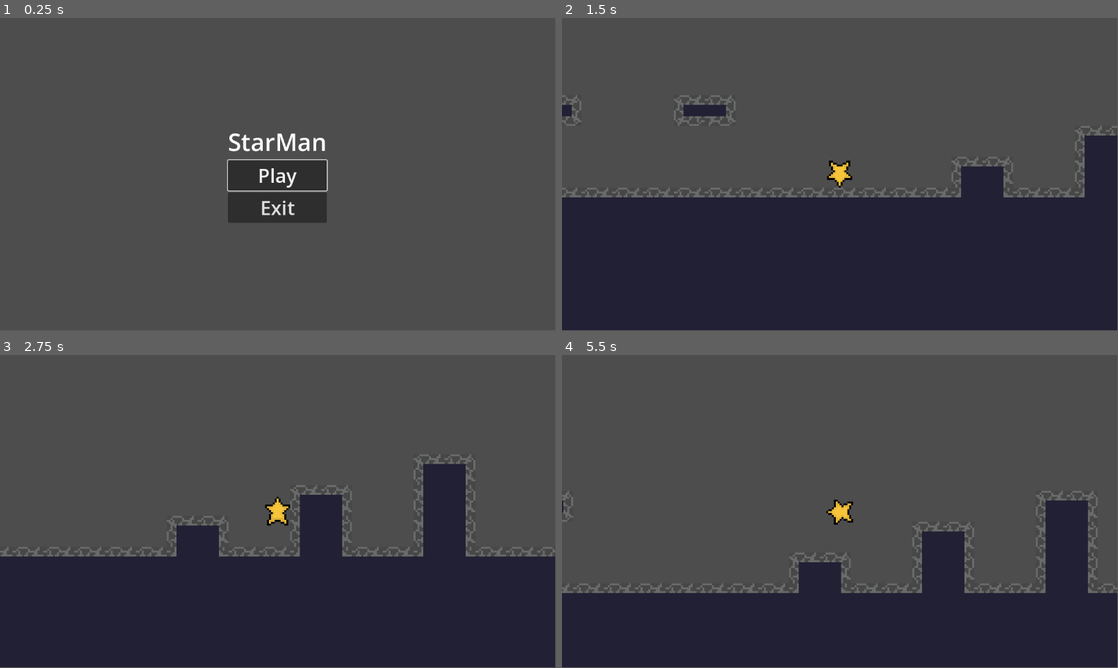
Above: before the commit, frames 1-4 (two rows, left to right).
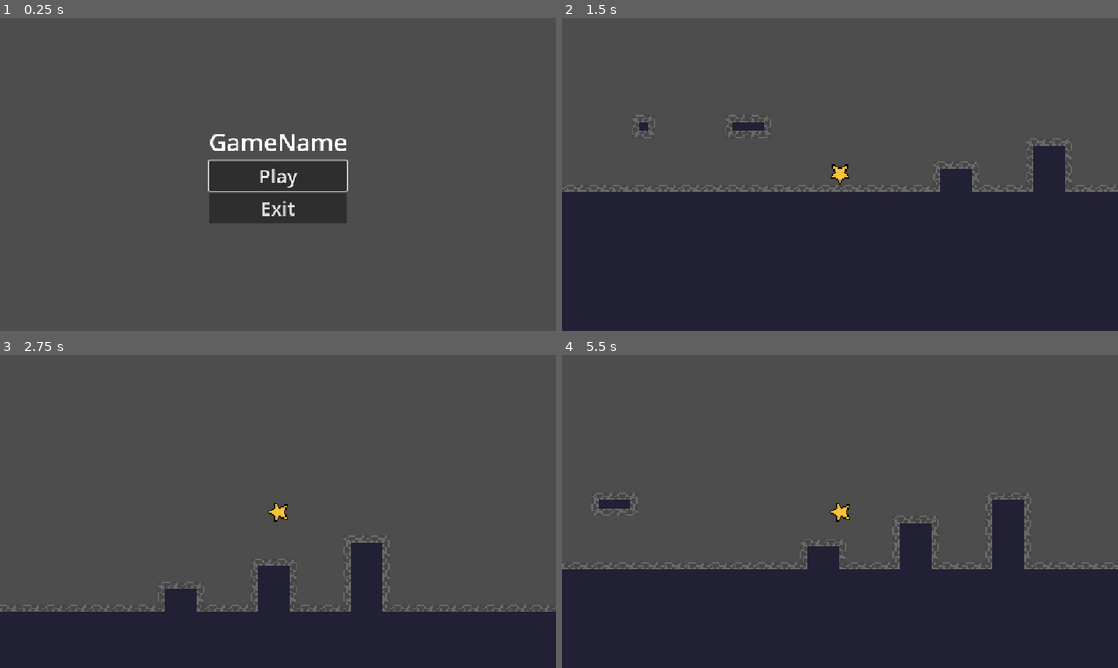
Above: after the commit, the same moments.

Repository: zackpoutziouris/2d_platformer_star
Game: Godot game, scene res://scenes/MainMenu.tscn
Same seed, same stepped clock (60 frames per second), same inputs: the game is played once before the commit and once after it.
Inputs:
- Up to frame 1 (0.25 s): no input
- Up to frame 2 (1.5 s): click "Play" at 0.5 s; hold D (move_right) from 1.28 s (still down); hold Shift (sprint) from 1.28 s (still down)
- Up to frame 3 (2.75 s): keep holding D (move_right); tap Space (jump) at 1.52, 1.55, 1.82, 2.1, 2.27, 2.57 s; release Shift (sprint) at 2.03 s; tap Shift (sprint) at 2.3 s
- Up to frame 4 (5.5 s): release D (move_right) at 2.78 s; hold A (move_left) 2.78-3.53 s; hold Ctrl (crouch) 2.78-3.53 s; tap Space (jump) at 3.05, 3.77, 4.07, 4.52, 4.55, 4.82, 5.27 s; hold D (move_right) 3.53-5.03 s; tap E (dash) at 3.6 s; tap Shift (sprint) at 3.8, 5.1 s; hold Shift (sprint) 4.28-5.03 s; hold A (move_left) from 5.03 s (still down)
The window is 799x449 before the commit and 800x450 after it. Grey fills any space a smaller window leaves; there, only what the larger window draws over its background counts as a difference.

The runs differ from the first frame. In frame 1, 2.6% of the frame differs, in the area x 37-63%, y 36-66%; in frame 2, 6.8%; in frame 3, 22%, in the area x 0-100%, y 0-82%; in frame 4, 13%.

Commit message:
Fullscreen on run and tweaked jump, gravity
Fullscreen on run time
Tweaked jump and gravity to be slightly more floaty and also smalelr jump
Slower base movement speed
Sped up sprint animation

Diff:
--- a/star/project.godot
+++ b/star/project.godot
@@ -14,6 +14,11 @@
 run/main_scene="uid://do0oqvxglvg0b"
 config/features=PackedStringArray("4.6", "Forward Plus")
 config/icon="res://icon.svg"
+
+[display]
+
+window/size/mode=3
+window/stretch/mode="canvas_items"
 
 [input]
 
--- a/star/scenes/MainMenu.tscn
+++ b/star/scenes/MainMenu.tscn
@@ -29,7 +29,7 @@
 
 [node name="Title" type="Label" parent="CenterContainer/VBoxContainer" unique_id=1427035368]
 layout_mode = 2
-text = "StarMan"
+text = "GameName"
 
 [node name="PlayButton" type="Button" parent="CenterContainer/VBoxContainer" unique_id=145746295]
 layout_mode = 2
--- a/star/scenes/player.tscn
+++ b/star/scenes/player.tscn
@@ -349,7 +349,7 @@
 shape = SubResource("RectangleShape2D_qhqgy")
 
 [node name="Camera2D" type="Camera2D" parent="." unique_id=1611647242]
-zoom = Vector2(4, 4)
+zoom = Vector2(3, 3)
 
 [node name="AnimationHandle" type="Node2D" parent="." unique_id=291551407]
 
--- a/star/scripts/player.gd
+++ b/star/scripts/player.gd
@@ -1,11 +1,11 @@
 extends CharacterBody2D
 
 @export_category("Movement")
-@export var move_speed: float = 140.0
+@export var move_speed: float = 100.0
 @export var acceleration: float = 1800.0
 @export var deceleration: float = 2200.0
-@export var jump_velocity: float = -280.0
-@export var gravity_multiplier: float = 0.80
+@export var jump_velocity: float = -250.0
+@export var gravity_multiplier: float = 0.65
 @export var jump_cut_ratio: float = 0.5
 @export var fall_gravity_multiplier: float = 1.1
 @export var max_fall_speed: float = 420.0
@@ -31,7 +31,7 @@
 
 @export_category("Sprint")
 @export var sprint_speed_multiplier: float = 1.4
-@export var sprint_animation_speed: float = 1.5
+@export var sprint_animation_speed: float = 2.0
 var is_sprinting: bool = false
 
 @onready var animation_handle: Node2D = $AnimationHandle
